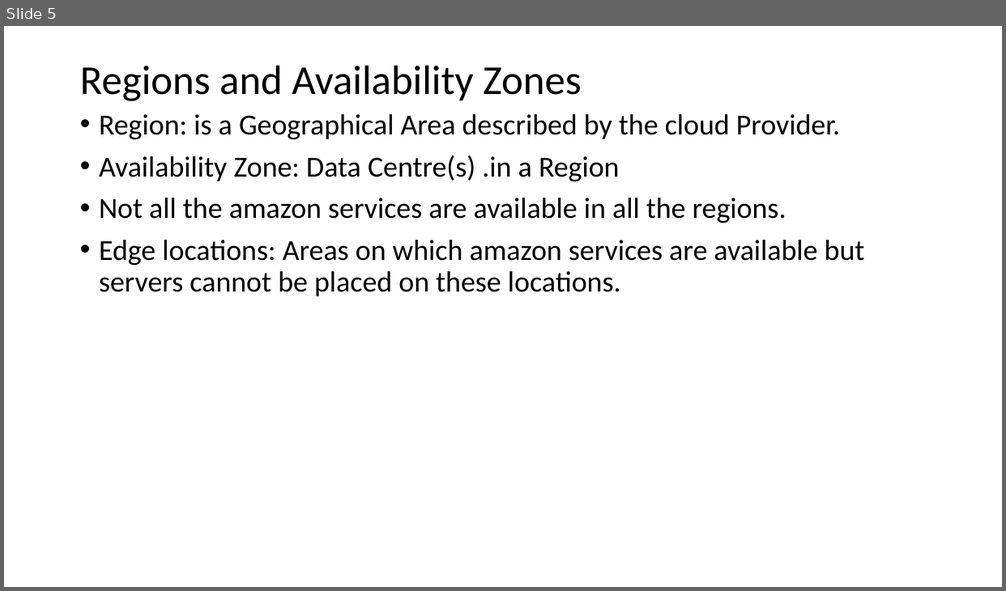
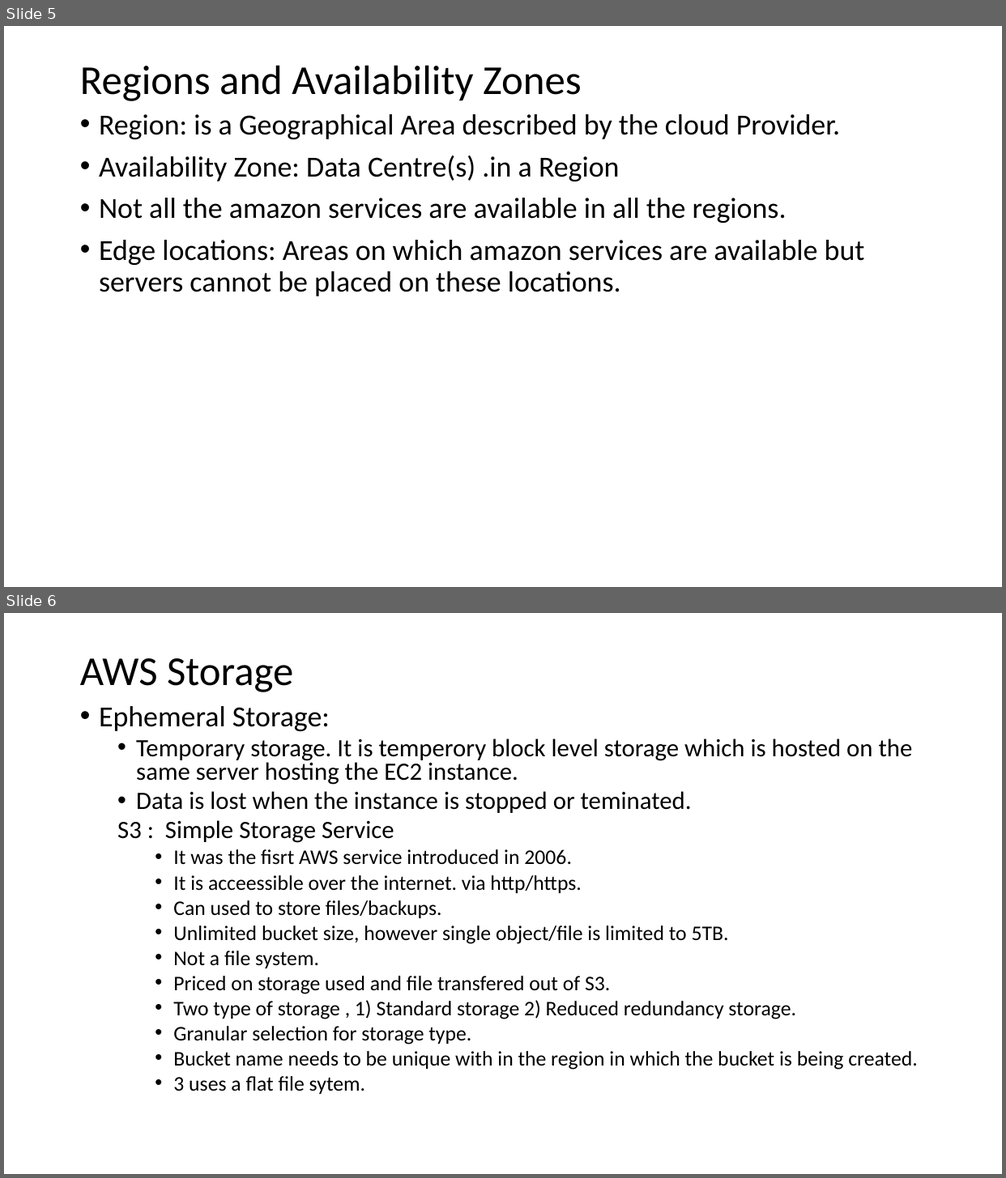
Before and after one commit to akhan90/all-the-learning, a slide deck: AWS/AWS.pptx. Shown one above the other, each under a label of ours: slide 5 before the commit, slides 5 and 6 after it. The pictures are 1006x591 and 1006x1178 pixels, drawn with LibreOffice and Linux fonts; fonts in the diff are those of the drawing. Boxes give left, top, right and bottom in pixels: in the first picture for what was removed or moved away, otherwise in the second. Text is boxed around its words. In the diff, an @@ line names an element or a change of style, - is before the commit and + after.

```diff
--- a/AWS/AWS.pptx
+++ b/AWS/AWS.pptx
@@ slide 6 added at box(4, 613, 1002, 1174), background #FFFFFF @@
@@ title added at box(80, 658, 293, 692), 39.6 pt, text #000000 @@
+AWS Storage
@@ text added at box(99, 706, 917, 1094), 20 pt, text #000000 @@
+• Ephemeral Storage:
+  • Temporary storage. It is temperory block level storage which is hosted on the same server hosting the EC2 instance.
+  • Data is lost when the instance is stopped or teminated.
+  S3 : Simple Storage Service
+    • It was the fisrt AWS service introduced in 2006.
+    • It is acceessible over the internet. via http/https.
+    • Can used to store files/backups.
+    • Unlimited bucket size, however single object/file is limited to 5TB.
+    • Not a file system.
+    • Priced on storage used and file transfered out of S3.
+    • Two type of storage , 1) Standard storage 2) Reduced redundancy storage.
+    • Granular selection for storage type.
+    • Bucket name needs to be unique with in the region in which the bucket is being created.
+    • 3 uses a flat file sytem.
```
Also in this commit, not shown: 4 other slides added, 5 other files.
